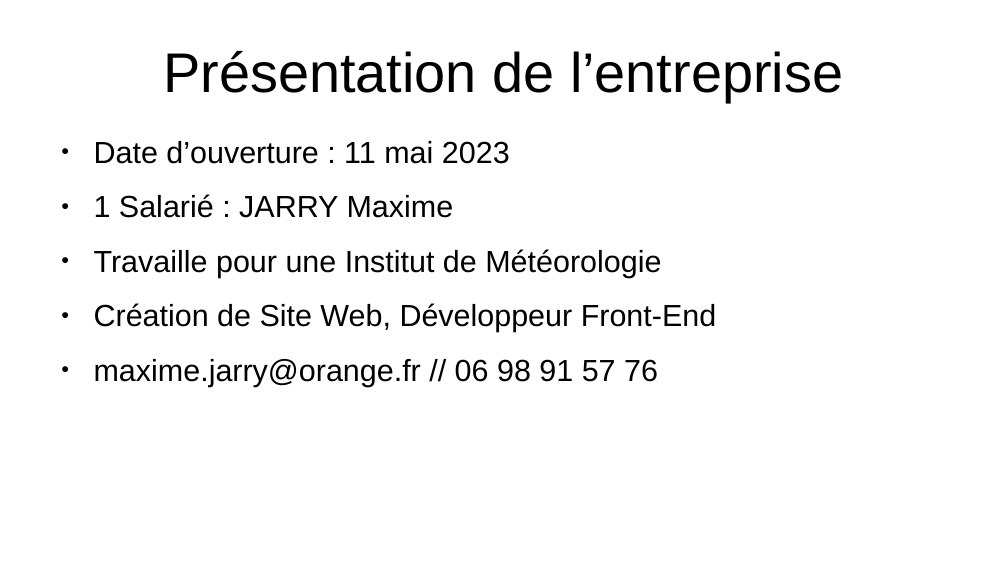
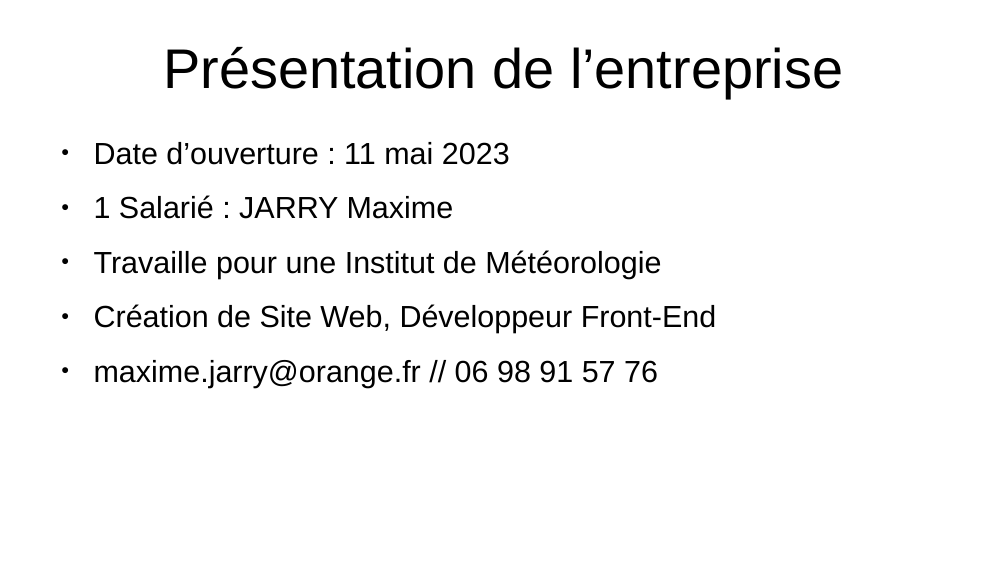
Before and after one commit to Max50603/PROJET--FINAL, a slide deck: slide 2 of PROJET/PROJET FINALE POWERPOINT.odp. Drawn at 1008x567 pixels with LibreOffice and Linux fonts; fonts in the diff are those of the drawing. Boxes give left, top, right and bottom in pixels: in the first picture for what was removed or moved away, otherwise in the second. Text is boxed around its words. In the diff, an @@ line names an element or a change of style, - is before the commit and + after.

```diff
--- a/PROJET/PROJET FINALE POWERPOINT.odp
+++ b/PROJET/PROJET FINALE POWERPOINT.odp
@@ title "Présentation de l’entreprise": place and size @@
-title "Présentation de l’entreprise" at (164, 51, 843, 102)
+title "Présentation de l’entreprise" at (164, 47, 843, 98)
```
Also in this commit, not shown: 2 other slides changed, 3 slides added, 3 slides removed, 10 other files.
